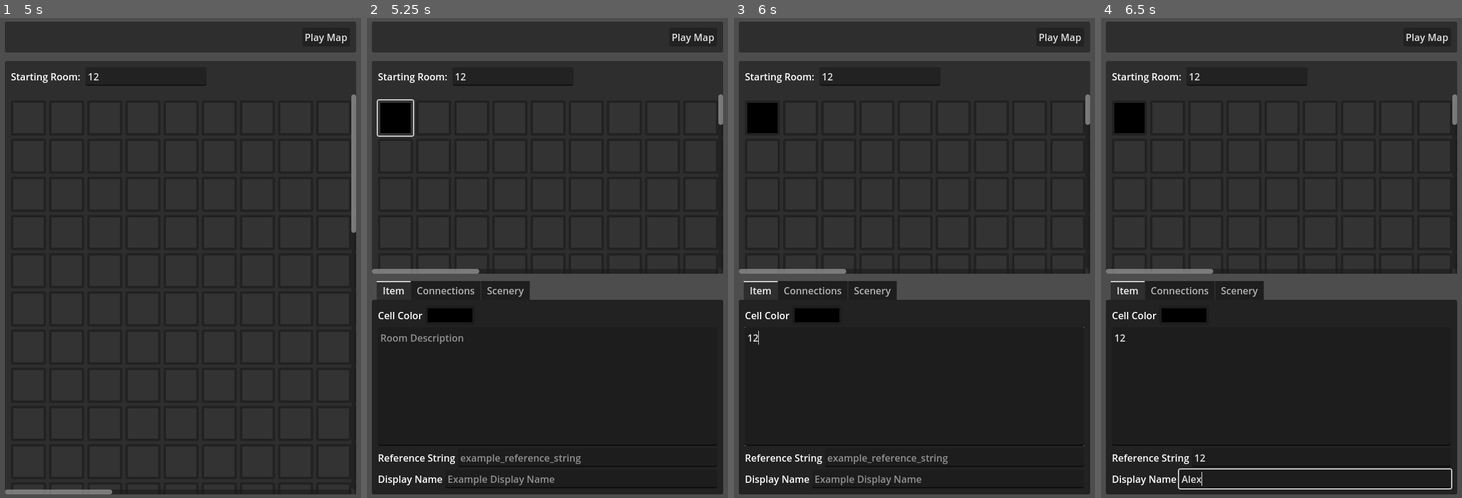
Above: before the commit, frames 1-4 (left to right).
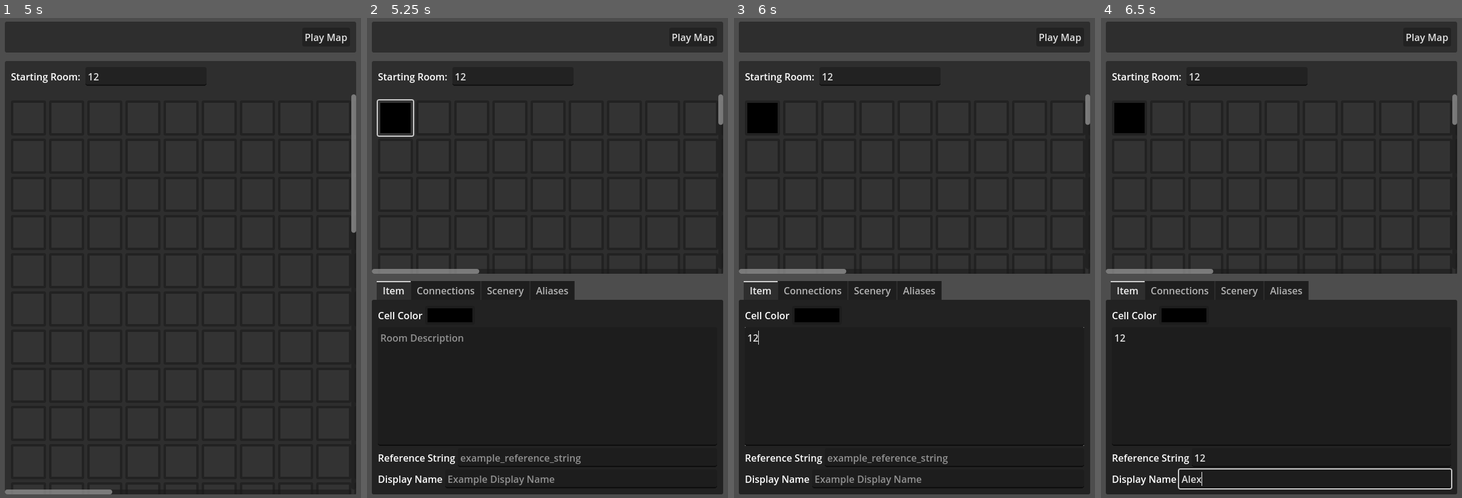
Above: after the commit, the same moments.

Repository: SashaMkrv/godot-4.2.1-text-adventure
Game: Godot game, scene res://NavigationOnly/Scenes/EditAndPlayMaps.tscn
The game is run twice, just before and just after one commit, with the same random seed, the same clock (stepped at 60 frames per second) and the same inputs. This scene is started directly instead of the project's main scene.
Inputs (mouse positions are in pixels of both pictures, inside the frame that each line leads up to):
- Up to frame 1 (5 s): click (144, 75) at 0.52 s; type "12" at 0.6 s; click "Play Map" at 1.25 s; click (180, 483) at 2.02 s; type "12" at 2.1 s; click "Edit Map" at 2.75 s; click "Play Map" at 3.5 s; click "Edit Map" at 4.25 s
- Up to frame 2 (5.25 s): click (395, 118) at 5.02 s
- Up to frame 3 (6 s): click (914, 387) at 5.77 s; type "12" at 5.85 s
- Up to frame 4 (6.5 s): click (1321, 459) at 6 s; type "12" at 6.08 s; click (1313, 478) at 6.23 s; type "Alex" at 6.32 s

Frame 1 is identical in both runs. In frame 2, 0.5% of the frame differs, in the area x 45-58%, y 54-59%; in frame 3, 0.5%; in frame 4, 0.5%.
Error in both runs: Invalid access to property or key '12' on a base object of type 'Dictionary'. (res://NavigationOnly/Scripts/MapPlayer.gd:136)

Commit message:
add aliases to editor, handle big text generically

Diff:
--- a/NavigationOnly/Scenes/MapEditor.tscn
+++ b/NavigationOnly/Scenes/MapEditor.tscn
@@ -218,6 +218,27 @@
 SOUTH: example_room_reference_string
 CHARLOTTE: example_string_for_arbitrary_direction"
 
+[node name="Aliases" type="PanelContainer" parent="Editor/VSplitContainer/ItemEditor"]
+visible = false
+layout_mode = 2
+size_flags_horizontal = 3
+metadata/_tab_index = 3
+
+[node name="MarginContainer" type="MarginContainer" parent="Editor/VSplitContainer/ItemEditor/Aliases"]
+layout_mode = 2
+theme_override_constants/margin_left = 10
+theme_override_constants/margin_top = 10
+theme_override_constants/margin_right = 10
+theme_override_constants/margin_bottom = 10
+
+[node name="AliasInput" type="CodeEdit" parent="Editor/VSplitContainer/ItemEditor/Aliases/MarginContainer"]
+unique_name_in_owner = true
+layout_mode = 2
+placeholder_text = "EAST: example_room_reference_string
+SOUTH: example_room_reference_string
+CHARLOTTE: example_string_for_arbitrary_direction"
+delimiter_strings = Array[String](["\" \"", "' '"])
+
 [node name="Timer" type="Timer" parent="Editor/VSplitContainer/ItemEditor"]
 wait_time = 5.0
 
@@ -229,4 +250,5 @@
 [connection signal="text_changed" from="Editor/VSplitContainer/ItemEditor/Item/MarginContainer/VBoxContainer/HBoxContainer3/DisplayNameInput" to="Editor/VSplitContainer/ItemEditor" method="_on_display_name_input_text_changed"]
 [connection signal="text_changed" from="Editor/VSplitContainer/ItemEditor/Connections/MarginContainer/ConnectionsInput" to="Editor/VSplitContainer/ItemEditor" method="_on_connections_input_text_changed"]
 [connection signal="text_changed" from="Editor/VSplitContainer/ItemEditor/Scenery/MarginContainer/SceneryInput" to="Editor/VSplitContainer/ItemEditor" method="_on_scenery_input_text_changed"]
+[connection signal="text_changed" from="Editor/VSplitContainer/ItemEditor/Aliases/MarginContainer/AliasInput" to="Editor/VSplitContainer/ItemEditor" method="_on_alias_input_text_changed"]
 [connection signal="timeout" from="Editor/VSplitContainer/ItemEditor/Timer" to="Editor/VSplitContainer/ItemEditor" method="_on_timer_timeout"]
--- a/NavigationOnly/Scenes/MapPlayer.tscn
+++ b/NavigationOnly/Scenes/MapPlayer.tscn
@@ -19,6 +19,7 @@
 "NORTH": "shimmer_sparkle"
 }
 scenery = {}
+aliases = {}
 
 [sub_resource type="Resource" id="Resource_uqil6"]
 script = ExtResource("3_gvk3u")
--- a/NavigationOnly/Scripts/ItemEditor.gd
+++ b/NavigationOnly/Scripts/ItemEditor.gd
@@ -6,7 +6,7 @@
 	set(value):
 		if item == value:
 			return
-		saveBigFields()
+		savePendingBigFields()
 		item = value
 		newItemWasSet()
 
@@ -18,19 +18,62 @@
 var uniqueNameInput: LineEdit = %ReferenceStringInput
 @onready
 var displayNameInput: LineEdit = %DisplayNameInput
+
 @onready
 var connectionsInput: TextEdit = %ConnectionsInput
 @onready
 var sceneryInput: TextEdit = %SceneryInput
+@onready
+var aliasInput: TextEdit = %AliasInput
 
 @onready
 var largeSaveTimer: Timer = $Timer
 
+class BigTextItem:
+	var waiting: bool = false
+	# TODO remove this input, and remove the @onready on the field definitions
+	var input: TextEdit
+	var setItem: Callable
+	var getItem: Callable
+	func _init(_waiting: bool, _inputNode: TextEdit, textSetter: Callable, textGetter: Callable) -> void:
+		waiting = waiting
+		input = _inputNode
+		setItem = textSetter
+		getItem = textGetter
+	func save() -> void:
+		setItem.call(getItem.call())
 
-# move out to an array of things waiting to save?
-var _descriptionWaitingForSave: bool = false
-var _connectionsWaitingForSave: bool = false
-var _sceneryWaitingForSave: bool = false
+@onready
+var descriptionItem: BigTextItem = BigTextItem.new(
+	false,
+	descriptionInput,
+	updateDescription,
+	getDescriptionText
+)
+@onready
+var connectionsItem: BigTextItem = BigTextItem.new(
+	false,
+	connectionsInput,
+	updateConnections,
+	getConnectionsText
+)
+@onready
+var sceneryItem: BigTextItem = BigTextItem.new(
+	false,
+	sceneryInput,
+	updateScenery,
+	getSceneryText
+)
+@onready
+var aliasItem: BigTextItem = BigTextItem.new(
+	false,
+	aliasInput,
+	updateAliases,
+	getAliasText
+)
+
+# ohhh how i would like a set....
+var pendingSaveQueue: Array[BigTextItem]
 
 # Called when the node enters the scene tree for the first time.
 func _ready() -> void:
@@ -53,64 +96,40 @@
 		displayNameInput.text = item.displayName
 		connectionsInput.text = item.connectionsScript
 		sceneryInput.text = item.sceneryScript
+		aliasInput.text = item.aliasScript
 
 
 # BIG TEXT/SCRIPT UPDATE FUNCTIONS
 
-func descriptionHasChanged() -> void:
-	_descriptionWaitingForSave = true
+func addScriptToSaveQueue(script: BigTextItem) -> void:
+	if pendingSaveQueue.has(script):
+		return
+	pendingSaveQueue.append(script)
 	if largeSaveTimer.is_stopped():
 		largeSaveTimer.start()
 
-func forceDescriptionSave() -> void:
-	updateDescription(getDescriptionText())
+func savePendingBigFields() -> void:
+	for item in pendingSaveQueue:
+		item.save()
+	pendingSaveQueue.clear()
+	# so that when saving on item switch doesn't leave a timer running.
+	largeSaveTimer.stop()
 
-func descriptionSave() -> void:
-	if _descriptionWaitingForSave:
-		updateDescription(getDescriptionText())
-		_descriptionWaitingForSave = false
+func forceSave(script: BigTextItem) -> void:
+	item.save()
+
 
 func getDescriptionText() -> String:
 	return descriptionInput.text
 
-
-func connectionsHasChanged() -> void:
-	_connectionsWaitingForSave = true
-	if largeSaveTimer.is_stopped():
-		largeSaveTimer.start()
-
-func forceConnectionsSave() -> void:
-	updateConnections(getConnectionsText())
-
-func connectionsSave() -> void:
-	if _connectionsWaitingForSave:
-		updateConnections(getConnectionsText())
-		_connectionsWaitingForSave = false
-
 func getConnectionsText() -> String:
 	return connectionsInput.text
-
-
-func sceneryHasChanged() -> void:
-	_sceneryWaitingForSave = true
-	if largeSaveTimer.is_stopped():
-		largeSaveTimer.start()
-
-func forceScenerySave() -> void:
-	updateScenery(getSceneryText())
-
-func scenerySave() -> void:
-	if _sceneryWaitingForSave:
-		updateScenery(getSceneryText())
-		_sceneryWaitingForSave = false
 
 func getSceneryText() -> String:
 	return sceneryInput.text
 
-
-## TODO I'd like to say I've reached enough of these fields to start abstracting
-## and for simple save-as-script-text fields I think I can?
-## but *not* anything other than the saving
+func getAliasText() -> String:
+	return aliasInput.text
 
 
 func updateDescription(newValue: String) -> void:
@@ -121,6 +140,10 @@
 
 func updateScenery(newValue: String) -> void:
 	item.sceneryScript = newValue
+
+func updateAliases(newValue: String) -> void:
+	item.aliasScript = newValue
+
 
 func updateUniqueName(newValue: String) -> void:
 	# worth it to check if there's a duplicate and stop the change?
@@ -133,15 +156,9 @@
 	item.flavorColor = newValue
 
 
-func saveBigFields() -> void:
-	descriptionSave()
-	connectionsSave()
-	scenerySave()
-
 
 func _on_map_cell_color_input_color_changed(color: Color) -> void:
 	updateMapCellColor(color)
-
 
 
 func _on_reference_string_input_text_changed(new_text: String) -> void:
@@ -152,19 +169,20 @@
 	updateDisplayName(new_text)
 
 
+func _on_timer_timeout() -> void:
+	savePendingBigFields()
+
+
 # BIG TEXT/SCRIPT ITEM CONNECTIONS
 func _on_description_input_text_changed() -> void:
 	# not immediate. This can be a little chunkier and changes more often.
-	descriptionHasChanged()
-
+	addScriptToSaveQueue(descriptionItem)
 
 func _on_connections_input_text_changed() -> void:
-	connectionsHasChanged()
-
+	addScriptToSaveQueue(connectionsItem)
 
 func _on_scenery_input_text_changed() -> void:
-	sceneryHasChanged()
+	addScriptToSaveQueue(sceneryItem)
 
-
-func _on_timer_timeout() -> void:
-	saveBigFields()
+func _on_alias_input_text_changed() -> void:
+	addScriptToSaveQueue(aliasItem)
